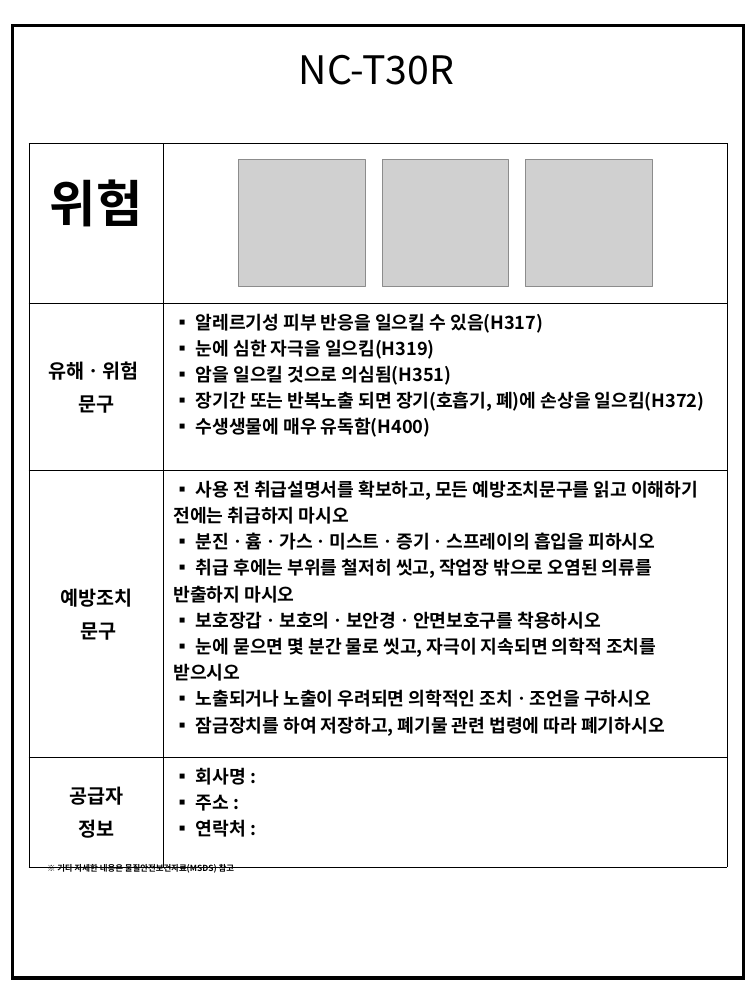
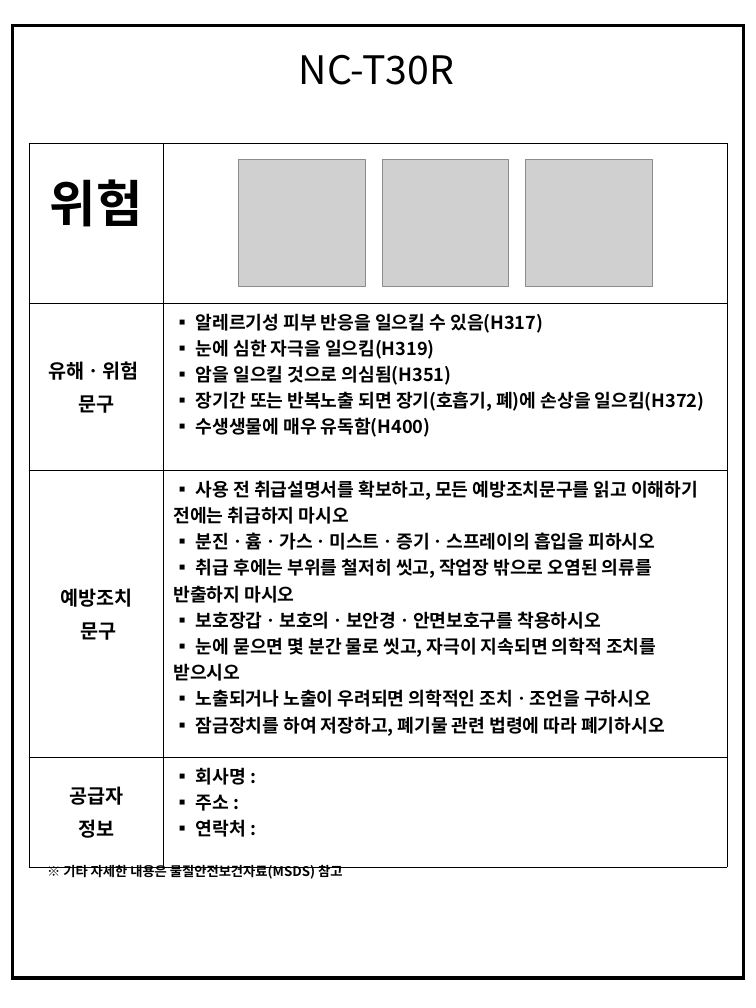
Before and after one commit to kyutaepark84/MSDS-TRANS-SYSTEM, a slide deck: slide 1 of msds_ppt_generator/templates/label_template.pptx. Drawn at 756x1008 pixels with LibreOffice and Linux fonts; fonts in the diff are those of the drawing; grey boxes stand for pictures. Boxes give left, top, right and bottom in pixels: in the first picture for what was removed or moved away, otherwise in the second. Text is boxed around its words. In the diff, an @@ line names an element or a change of style, - is before the commit and + after.

```diff
--- a/msds_ppt_generator/templates/label_template.pptx
+++ b/msds_ppt_generator/templates/label_template.pptx
@@ text "※ 기타 자세한 내용은 물질안전보건자료(MSDS) ..." at <box>63,862,342,879</box>: size 6 to 9.5 pt @@
```
Also in this commit, not shown: 4 other files.
